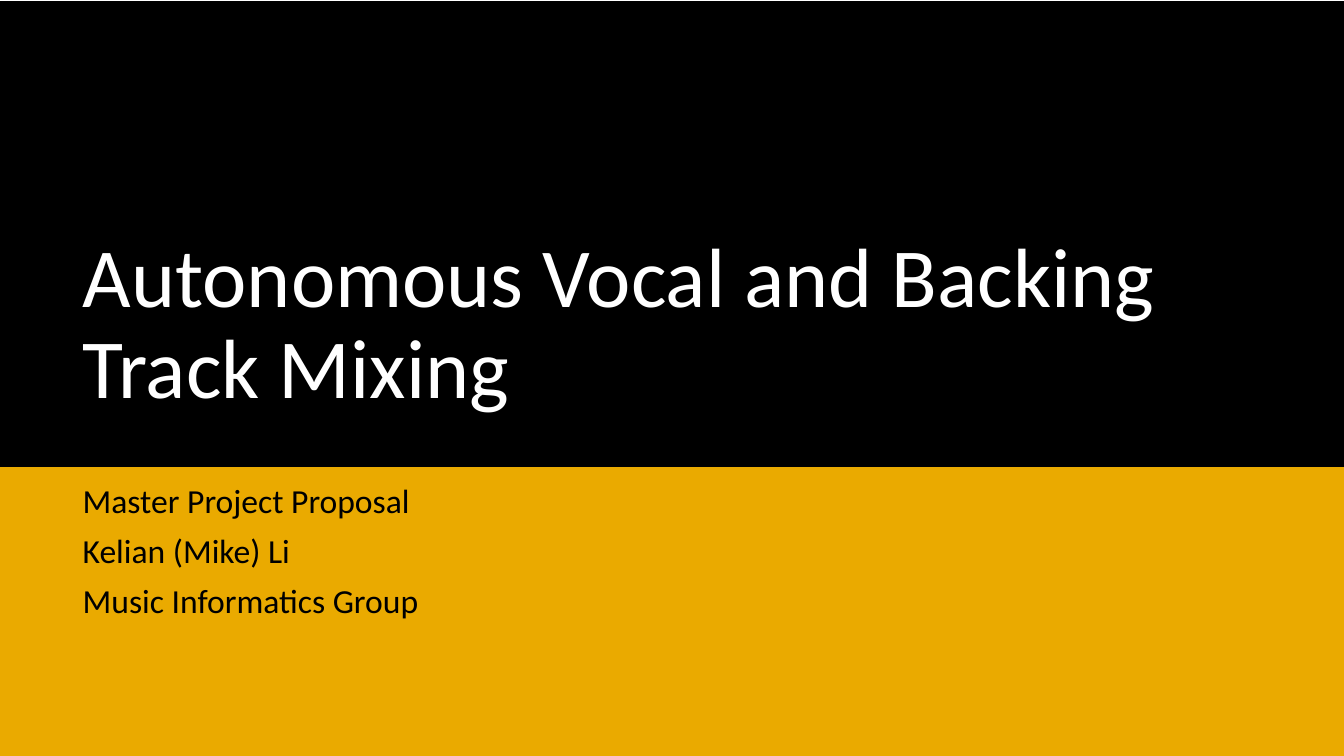
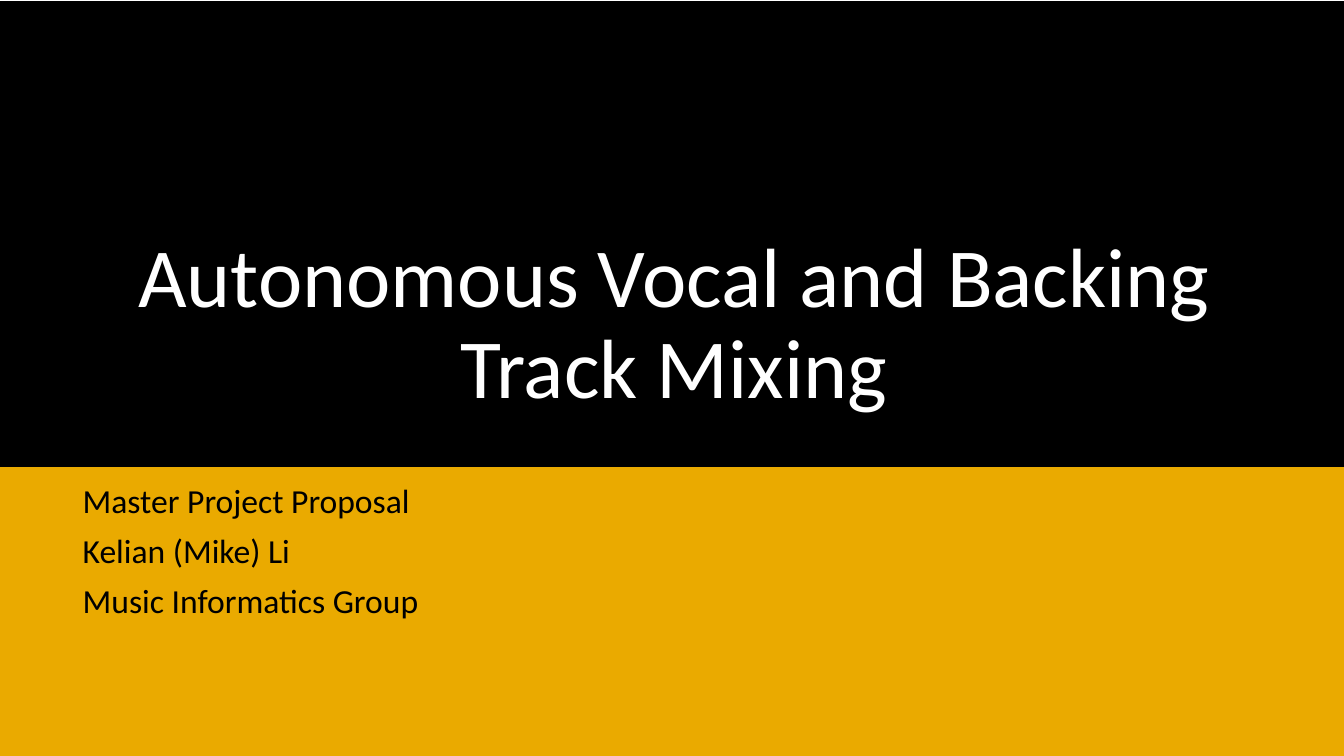
Before and after one commit to likelian/Lab_spring2022, a slide deck: slide 1 of doc/PPT/ Automatic Mixing Proposal.pptx. Drawn at 1344x756 pixels with LibreOffice and Linux fonts; fonts in the diff are those of the drawing; background and template pictures are left out. Boxes give left, top, right and bottom in pixels: in the first picture for what was removed or moved away, otherwise in the second. Text is boxed around its words. In the diff, an @@ line names an element or a change of style, - is before the commit and + after.

```diff
--- a/doc/PPT/ Automatic Mixing Proposal.pptx
+++ b/doc/PPT/ Automatic Mixing Proposal.pptx
@@ title "Autonomous Vocal and Backing Track ..." at [138, 248, 1209, 413]: alignment left to centre @@
```
Also in this commit, not shown: 10 other slides changed, 11 slides added, 1 slide removed, 12 other files.
